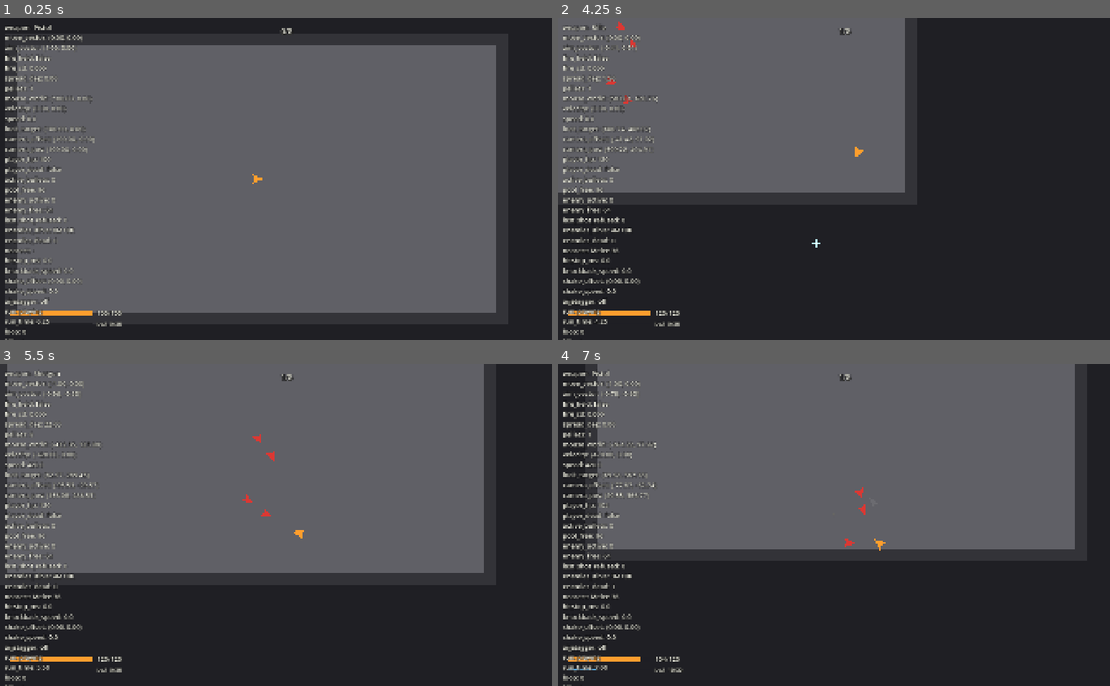
Above: before the commit, frames 1-4 (two rows, left to right).
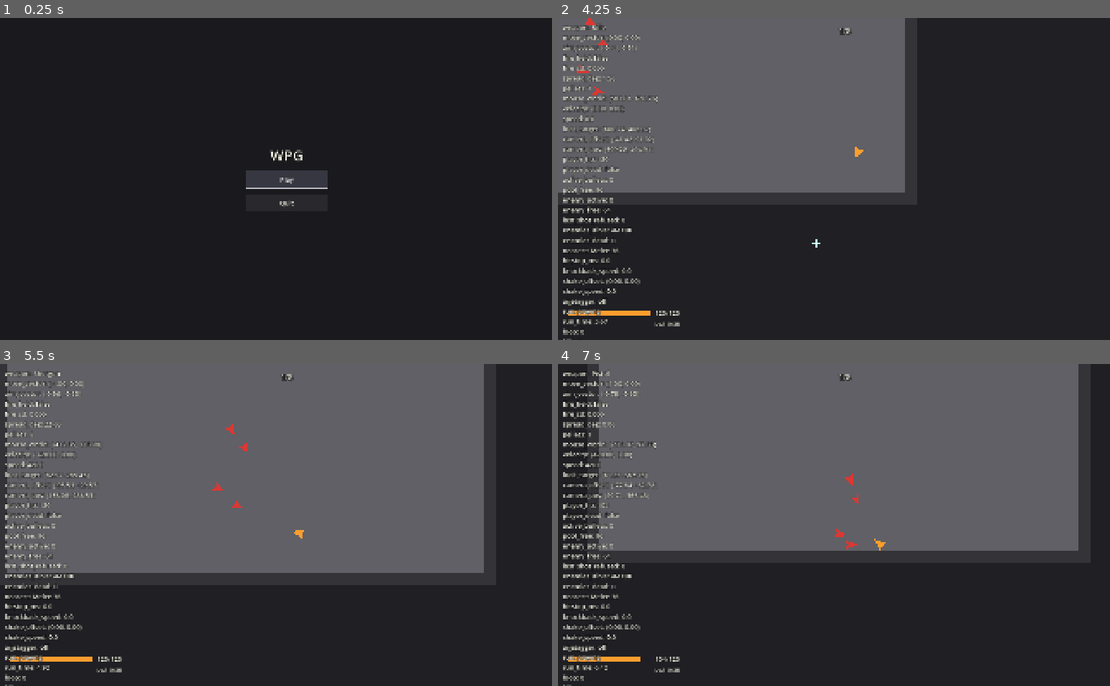
Above: after the commit, the same moments.

Repository: ZhiH2333/WPG
Game: Godot game, scene res://ui/main_menu.tscn
Same seed, same stepped clock (60 frames per second), same inputs: the game is played once before the commit and once after it. Before the commit the project starts from res://sandbox/combat_sandbox.tscn.
Inputs (mouse positions are in pixels of both pictures, inside the frame that each line leads up to):
- Up to frame 1 (0.25 s): no input
- Up to frame 2 (4.25 s): click (845, 179) at 0.5 s, where only the run after the commit has a clickable "Play"; tap Enter (ui_accept) at 1.25, 2.27, 2.3, 2.57, 3.05, 3.77, 3.8, 4.07 s; move the mouse to (972, 162) at 1.27 s; hold D (move_right) 1.28-2.03 s; hold Enter (ui_accept) 1.28-2.03 s; move the mouse to (729, 195) at 2.02 s; hold S (move_down) 2.03-2.78 s; click (729, 195) at 2.1 s; move the mouse to (900, 108) at 2.77 s; hold D (move_right) 2.78-3.53 s; hold 1 (weapon_pistol) 2.78-3.53 s; move the mouse to (817, 243) at 3.52 s; hold U (debug_grant_upgrade) from 3.53 s (still down); tap 3 (weapon_rifle) at 3.6 s
- Up to frame 3 (5.5 s): move the mouse to (458, 573) at 4.27 s; release U (debug_grant_upgrade) at 4.28 s; hold 2 (weapon_shotgun) 4.28-5.03 s; hold A (move_left) from 4.28 s (still down); tap Enter (ui_accept) at 4.52, 4.55, 4.82, 5.1, 5.27 s; tap Escape (ui_cancel) at 4.9 s; move the mouse to (115, 476) at 5.02 s
- Up to frame 4 (7 s): tap Enter (ui_accept) at 5.57, 6.05, 6.77, 6.8 s; move the mouse to (872, 525) at 5.77 s; release A (move_left) at 5.78 s; press the mouse at (872, 525) at 5.78 s; hold S (move_down) 5.78-6.53 s; move the mouse to (756, 444) at 6.52 s; release the mouse at (756, 444) at 6.53 s; hold D (move_right) from 6.53 s (still down); tap 1 (weapon_pistol) at 6.6 s

The runs differ from the first frame. In frame 1, 82% of the frame differs, in the area x 0-93%, y 2-100%; in frame 2, 0.2%; in frame 3, 0.2%; in frame 4, 1.2%.

Commit message:
:lipstick: simple menu

Diff:
--- a/project.godot
+++ b/project.godot
@@ -11,7 +11,7 @@
 [application]
 
 config/name="WPG"
-run/main_scene="res://sandbox/combat_sandbox.tscn"
+run/main_scene="res://ui/main_menu.tscn"
 config/features=PackedStringArray("4.6", "Forward Plus")
 config/icon="res://icon.svg"
 
--- a/sandbox/combat_sandbox.gd
+++ b/sandbox/combat_sandbox.gd
@@ -10,6 +10,7 @@
 	"long_shot", "second_skin", "extra_pellets", "steady_rifle", "thick_hide",
 ]
 const GRANT_UPGRADE_ID: StringName = &"max_hp_s"
+const MENU_SCENE := "res://ui/main_menu.tscn"
 
 ## 只有鼠标在窗口内且窗口有焦点时才藏系统光标，避免出窗后桌面丢指针。
 var _mouse_inside_window: bool = true
@@ -55,6 +56,10 @@
 	_run_session.tick(delta)
 
 func _unhandled_input(event: InputEvent) -> void:
+	if event.is_action_pressed("ui_cancel") and _run_session.is_player_dead():
+		get_viewport().set_input_as_handled()
+		get_tree().change_scene_to_file(MENU_SCENE)
+		return
 	if event.is_action_pressed("sandbox_reset"):
 		_reset_sandbox()
 		get_viewport().set_input_as_handled()
--- a/ui/game_theme.tres
+++ b/ui/game_theme.tres
@@ -126,3 +126,16 @@
 RunSummaryHint/font_sizes/font_size = 16
 RunSummaryPanel/base_type = &"PanelContainer"
 RunSummaryPanel/styles/panel = SubResource("StyleBoxFlat_summary_panel")
+MenuTitle/base_type = &"Label"
+MenuTitle/colors/font_color = Color(0.95, 0.95, 0.9, 1)
+MenuTitle/colors/font_outline_color = Color(0, 0, 0, 0.85)
+MenuTitle/constants/outline_size = 8
+MenuTitle/font_sizes/font_size = 48
+MainMenuButton/base_type = &"Button"
+MainMenuButton/colors/font_color = Color(0.95, 0.95, 0.9, 1)
+MainMenuButton/font_sizes/font_size = 22
+MainMenuButton/styles/disabled = SubResource("StyleBoxFlat_offer_normal")
+MainMenuButton/styles/focus = SubResource("StyleBoxFlat_offer_hover")
+MainMenuButton/styles/hover = SubResource("StyleBoxFlat_offer_hover")
+MainMenuButton/styles/normal = SubResource("StyleBoxFlat_offer_normal")
+MainMenuButton/styles/pressed = SubResource("StyleBoxFlat_offer_pressed")
--- /dev/null
+++ b/ui/main_menu.gd
@@ -0,0 +1,25 @@
+extends Control
+class_name MainMenu
+
+## 极简主菜单。Play 进现有 CombatSandbox；Quit 退出。禁止暂停树、禁止 Autoload。
+const SANDBOX_SCENE := "res://sandbox/combat_sandbox.tscn"
+
+@onready var _play_button: Button = $Center/Column/Play
+@onready var _quit_button: Button = $Center/Column/Quit
+
+func _ready() -> void:
+	Input.mouse_mode = Input.MOUSE_MODE_VISIBLE
+	_play_button.pressed.connect(_on_play_pressed)
+	_quit_button.pressed.connect(_on_quit_pressed)
+	_play_button.grab_focus()
+
+func _unhandled_input(event: InputEvent) -> void:
+	if event.is_action_pressed("ui_accept"):
+		get_viewport().set_input_as_handled()
+		_on_play_pressed()
+
+func _on_play_pressed() -> void:
+	get_tree().change_scene_to_file(SANDBOX_SCENE)
+
+func _on_quit_pressed() -> void:
+	get_tree().quit()
--- /dev/null
+++ b/ui/main_menu.tscn
@@ -0,0 +1,61 @@
+[gd_scene load_steps=3 format=3]
+
+[ext_resource type="Script" path="res://ui/main_menu.gd" id="1_menu"]
+[ext_resource type="Theme" path="res://ui/game_theme.tres" id="2_theme"]
+
+[node name="MainMenu" type="Control"]
+layout_mode = 3
+anchors_preset = 15
+anchor_right = 1.0
+anchor_bottom = 1.0
+grow_horizontal = 2
+grow_vertical = 2
+mouse_filter = 2
+theme = ExtResource("2_theme")
+script = ExtResource("1_menu")
+
+[node name="Background" type="ColorRect" parent="."]
+layout_mode = 1
+anchors_preset = 15
+anchor_right = 1.0
+anchor_bottom = 1.0
+grow_horizontal = 2
+grow_vertical = 2
+mouse_filter = 2
+color = Color(0.1, 0.1, 0.12, 1)
+
+[node name="Center" type="CenterContainer" parent="."]
+layout_mode = 1
+anchors_preset = 15
+anchor_right = 1.0
+anchor_bottom = 1.0
+grow_horizontal = 2
+grow_vertical = 2
+mouse_filter = 2
+
+[node name="Column" type="VBoxContainer" parent="Center"]
+layout_mode = 2
+mouse_filter = 2
+theme_override_constants/separation = 16
+alignment = 1
+
+[node name="Title" type="Label" parent="Center/Column"]
+layout_mode = 2
+mouse_filter = 2
+theme_type_variation = &"MenuTitle"
+text = "WPG"
+horizontal_alignment = 1
+
+[node name="Play" type="Button" parent="Center/Column"]
+custom_minimum_size = Vector2(280, 56)
+layout_mode = 2
+mouse_filter = 0
+theme_type_variation = &"MainMenuButton"
+text = "Play"
+
+[node name="Quit" type="Button" parent="Center/Column"]
+custom_minimum_size = Vector2(280, 56)
+layout_mode = 2
+mouse_filter = 0
+theme_type_variation = &"MainMenuButton"
+text = "Quit"
--- a/ui/run_summary.tscn
+++ b/ui/run_summary.tscn
@@ -28,7 +28,7 @@
 mouse_filter = 2
 
 [node name="Panel" type="PanelContainer" parent="Root/Center"]
-custom_minimum_size = Vector2(640, 156)
+custom_minimum_size = Vector2(640, 184)
 layout_mode = 2
 mouse_filter = 2
 theme_type_variation = &"RunSummaryPanel"
@@ -73,3 +73,10 @@
 theme_type_variation = &"RunSummaryHint"
 text = "R to restart"
 horizontal_alignment = 1
+
+[node name="MenuHint" type="Label" parent="Root/Center/Panel/Column"]
+layout_mode = 2
+mouse_filter = 2
+theme_type_variation = &"RunSummaryHint"
+text = "Esc menu"
+horizontal_alignment = 1
Not shown, added: ui/main_menu.gd.uid
Not shown, changed: README.md
